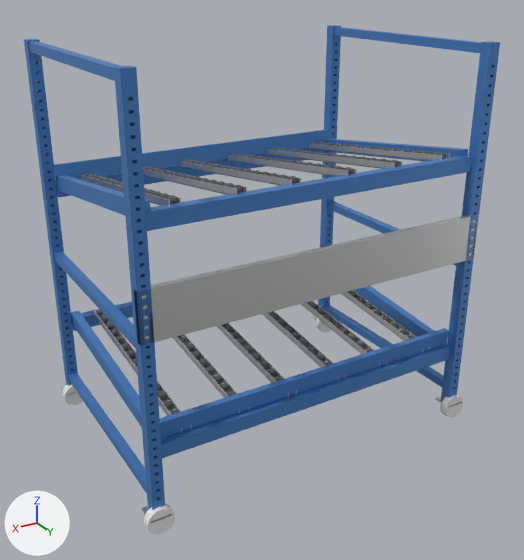
Before and after pictures for a commit that changed the FBX model unity-quest/Assets/MetaMove/Models/Bari/bari_flowrack.fbx.
Camera for both pictures: a camera (50 mm lens) standing at (1.228, 2.076, 1.572) and looking at (0.014, 0.052, 0.56). The lights are fixed; the arrows at lower left show +X, +Y and +Z. The first picture is the older version. Where no turn or scale is listed for an object, it has been applied to the vertices.

Names of what the first picture shows: 'RackFrame', 'RackRollers', 'RackTracks', 'RackWheels'.
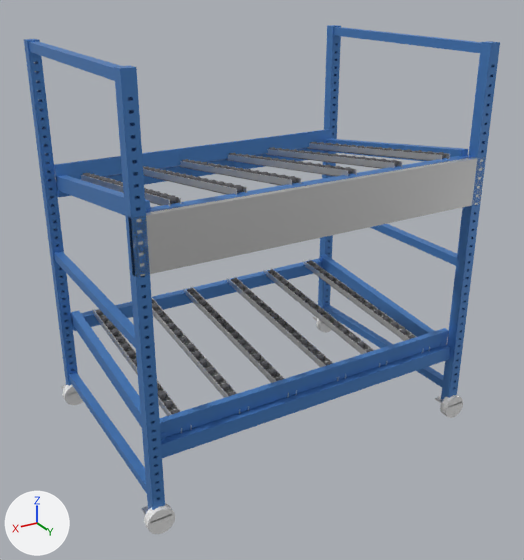
Commit message: fix(bari): logo board flush under the supply beam

Edits to the scene script, one JSON object a line:
```json
{"block": "me_cube_042", "where": "me_cube_042.from_pydata(...)  # 328 vertices, 246 faces; spans x -0.635..0.635, y -0.445..0.445, z 0.054..1.016"}
{"block": "me_cube_042", "where": "# used by ob_racktracks; location = (0.0, 0.0, 0.0)"}
{"block": "me_cube_042", "change": "me_cube_042 part 1: the loose piece of 8 vertices spanning x -0.62..0.62, y 0.41..0.43, z 0.64..0.8 is moved by (0.0, 0.0, 0.2)"}
```

Where the change shows, as pixel boxes [x1, y1, x2, y2] in the pictures (524 x 560 px; the box of a moved part takes in the faces that stretch with it):
```json
{"object": "RackTracks", "change": "reshaped", "before": [62, 143, 479, 522], "after": [62, 143, 486, 522]}
{"part": 1, "of": "me_cube_042", "change": "moved or reshaped", "before": [134, 215, 479, 346], "after": [128, 157, 486, 276]}
```
